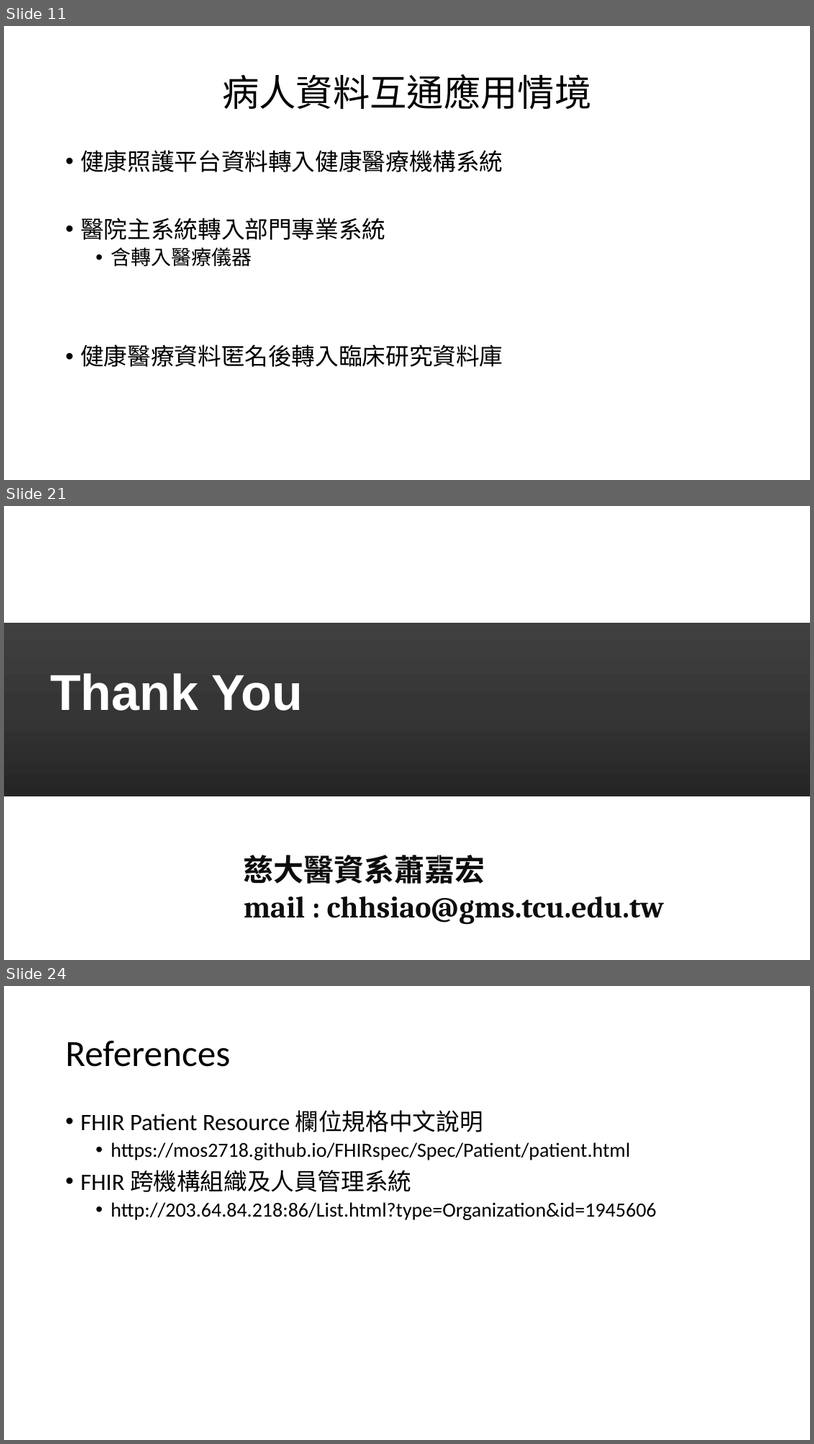
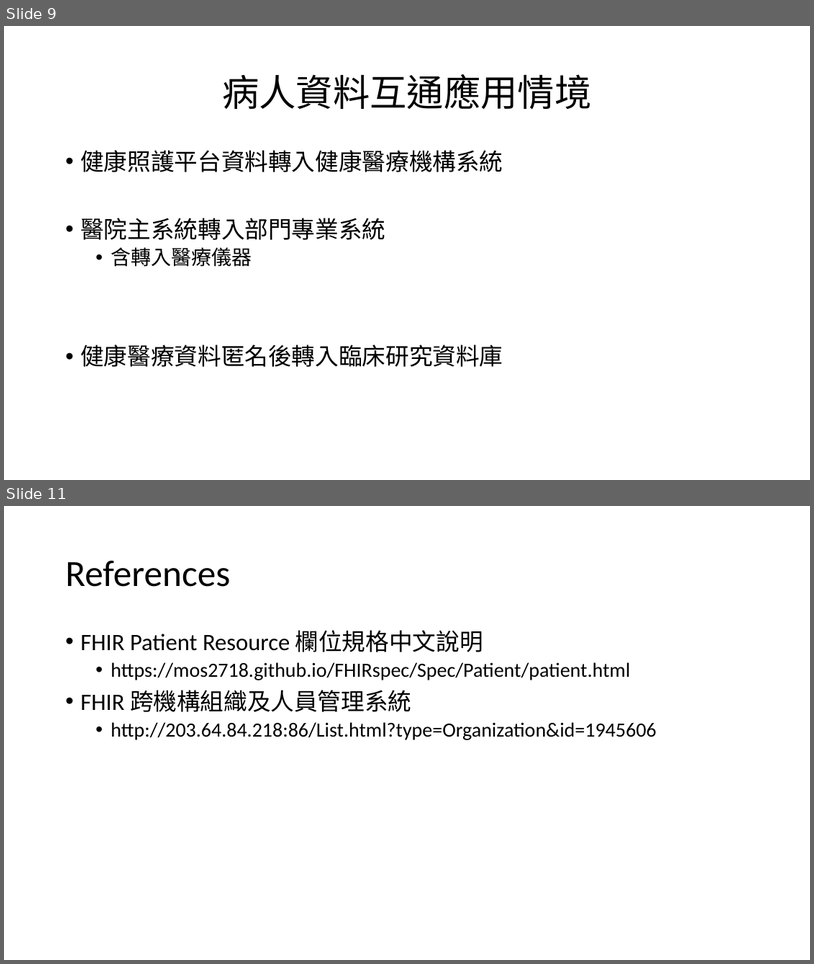
Before and after one commit to mos2718/FHIRspec, a slide deck: Spec/Patient/FHIRPatientDataSharing.pptx. Shown one above the other, each under a label of ours: slides 11, 21 and 24 before the commit, slides 9 and 11 after it; the slides between them are not shown. The pictures are 814x1444 and 814x964 pixels, drawn with LibreOffice and Linux fonts; fonts in the diff are those of the drawing. Boxes give left, top, right and bottom in pixels: in the first picture for what was removed or moved away, otherwise in the second. Text is boxed around its words. In the diff, an @@ line names an element or a change of style, - is before the commit and + after.

```diff
--- a/Spec/Patient/FHIRPatientDataSharing.pptx
+++ b/Spec/Patient/FHIRPatientDataSharing.pptx
@@ slide 21 removed at bbox=[4, 506, 810, 960], background #FFFFFF @@
@@ rectangle removed at bbox=[4, 623, 810, 797] @@
@@ text removed at bbox=[50, 673, 303, 710] @@
-Thank You
@@ line removed from (219, 807) to (219, 871) @@
@@ line removed from (440, 807) to (439, 871) @@
@@ text removed at bbox=[244, 854, 665, 924] @@
-慈大醫資系蕭嘉宏
-mail : chhsiao@gms.tcu.edu.tw
@@ what was slide 11 is now slide 9 @@
@@ what was slide 24 is now slide 11 @@
```
Also in this commit, not shown: 1 slide changed, 12 other slides removed, 2 other files.
